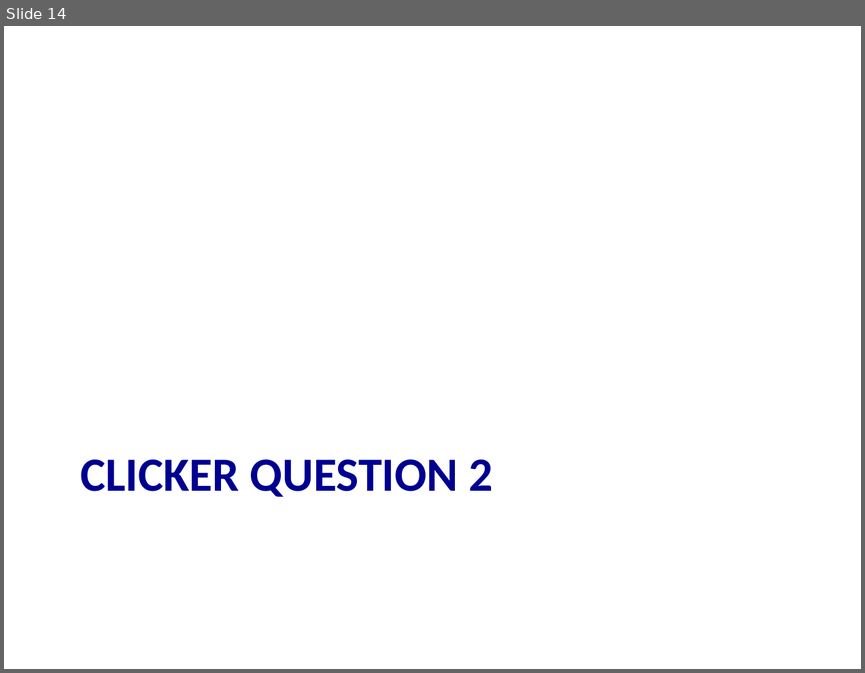
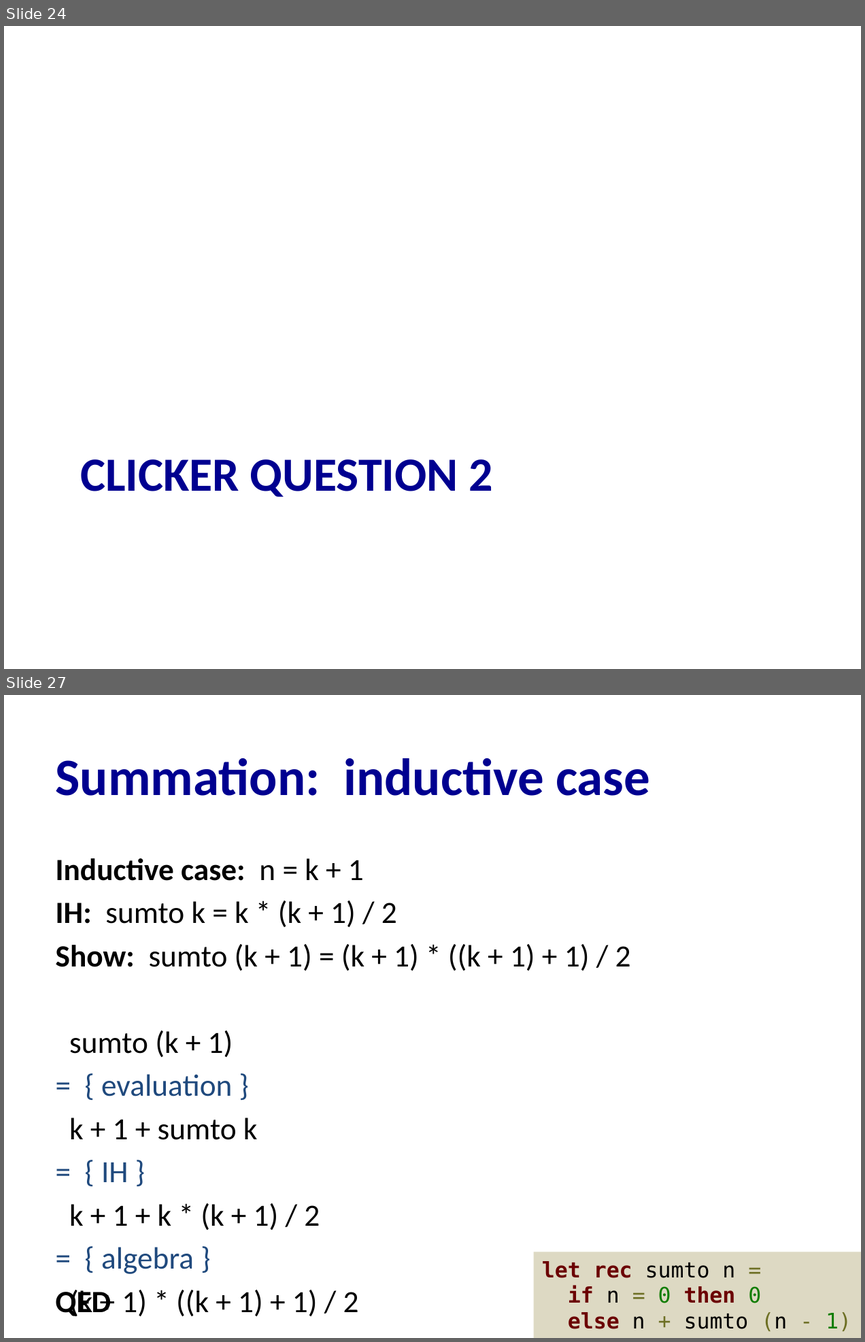
Before and after one commit to cs3110/materials-2019fa, a slide deck: 20-proofs/lec.pptx. Shown one above the other, each under a label of ours: slide 14 before the commit, slides 24 and 27 after it; the slides between them are not shown. The pictures are 865x673 and 865x1342 pixels, drawn with LibreOffice and Linux fonts; fonts in the diff are those of the drawing. Boxes give left, top, right and bottom in pixels: in the first picture for what was removed or moved away, otherwise in the second. Text is boxed around its words. In the diff, an @@ line names an element or a change of style, - is before the commit and + after.

```diff
--- a/20-proofs/lec.pptx
+++ b/20-proofs/lec.pptx
@@ slide 27 added at (x1=4, y1=695, x2=861, y2=1338), background #FFFFFF @@
@@ title added at (x1=56, y1=758, x2=650, y2=796), 44 pt, text #000090, bold @@
+Summation: inductive case
@@ text added at (x1=56, y1=858, x2=631, y2=1316), 25.9 pt, text #000000 @@
+Inductive case: n = k + 1
+IH: sumto k = k * (k + 1) / 2
+Show: sumto (k + 1) = (k + 1) * ((k + 1) + 1) / 2
+sumto (k + 1)
+= { evaluation }
+k + 1 + sumto k
+= { IH }
+k + 1 + k * (k + 1) / 2
+= { algebra }
+(k + 1) * ((k + 1) + 1) / 2
@@ rectangle added at (x1=534, y1=1252, x2=861, y2=1338), fill #DDD9C3, 18 pt, text #6B0001 @@
+let rec sumto n =
+if n = 0 then 0
+else n + sumto (n - 1)
@@ text added at (x1=55, y1=1289, x2=111, y2=1316), 26 pt, text #000000, bold @@
+QED
@@ what was slide 14 is now slide 24 @@
```
Also in this commit, not shown: 4 slides changed, 27 other slides added, 16 slides removed, 1 other file.
